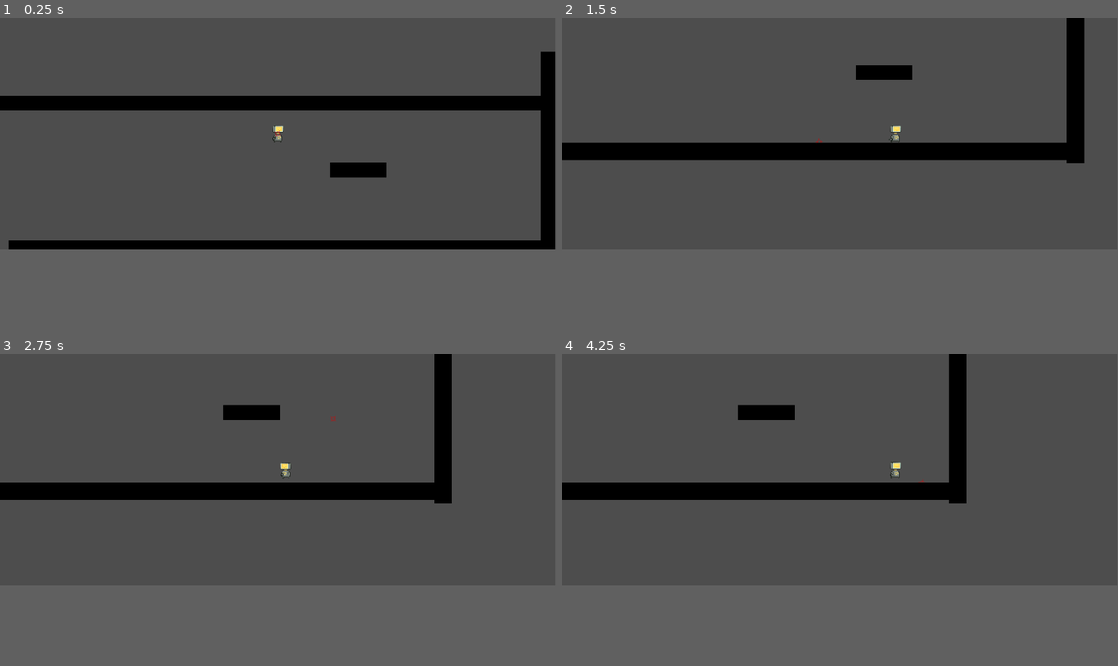
Above: before the commit, frames 1-4 (two rows, left to right).
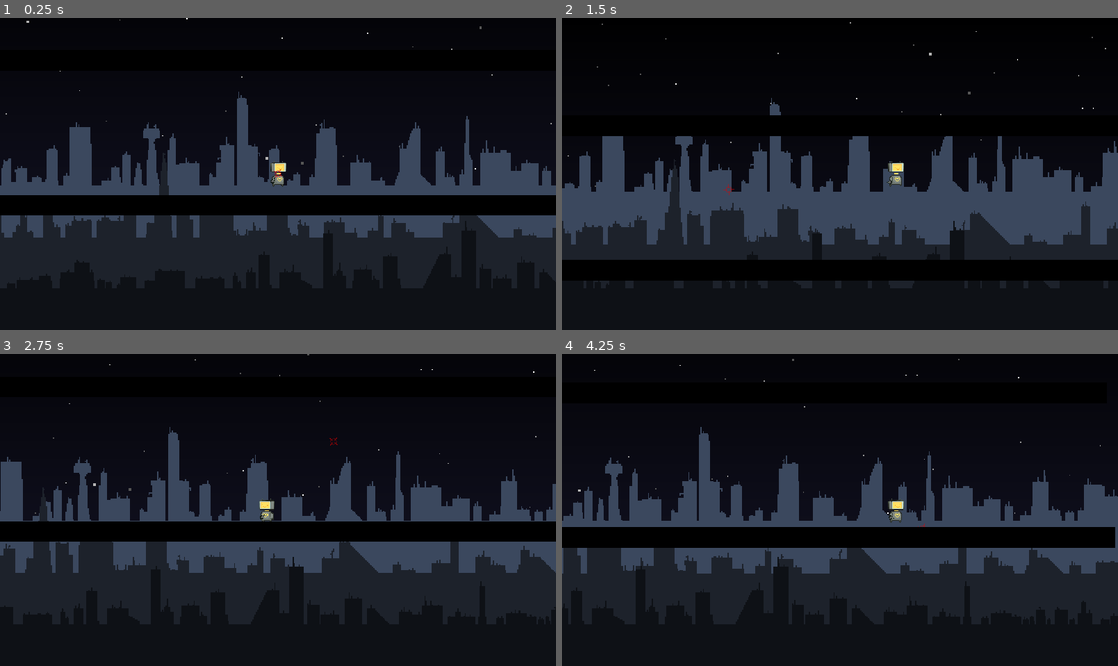
Above: after the commit, the same moments.

Repository: BenjaminWootten/speedjam-4
Game: Godot game, scene res://test_level.tscn
Same seed, same stepped clock (60 frames per second), same inputs: the game is played once before the commit and once after it.
Inputs (mouse positions are in pixels of both pictures, inside the frame that each line leads up to):
- Up to frame 1 (0.25 s): no input
- Up to frame 2 (1.5 s): move the mouse to (962, 120) at 0.52 s; hold D (right) from 0.53 s (still down); click (962, 120) at 0.6 s; tap W (up) at 0.77 s; move the mouse to (728, 145) at 1.27 s; click (728, 145) at 1.35 s
- Up to frame 3 (2.75 s): tap W (up) at 1.52 s; move the mouse to (333, 419) at 2.02 s; release D (right) at 2.03 s; hold A (left) from 2.03 s (still down); click (333, 419) at 2.1 s
- Up to frame 4 (4.25 s): move the mouse to (812, 516) at 2.77 s; release A (left) at 2.78 s; hold D (right) from 2.78 s (still down); click (812, 516) at 2.85 s; tap W (up) at 3.02, 3.77 s; move the mouse to (1006, 503) at 3.52 s; click (1006, 503) at 3.6 s
In our replay, the window is 799x333 before the commit and 800x449 after it. These sizes can differ from the game's own. Grey fills any space a smaller window leaves; there, only what the larger window draws over its background counts as a difference.

The runs differ from the first frame. In frame 1, 55% of the frame differs, in the area x 0-100%, y 0-75%; in frame 2, 50%; in frame 3, 59%; in frame 4, 57%.

Commit message:
parallax pro

Diff:
--- a/project.godot
+++ b/project.godot
@@ -17,9 +17,10 @@
 
 [display]
 
-window/size/viewport_width=1920
-window/size/viewport_height=800
+window/size/viewport_width=1366
+window/size/viewport_height=768
 window/size/resizable=false
+window/stretch/mode="canvas_items"
 
 [input]
 
--- a/test_level.tscn
+++ b/test_level.tscn
@@ -1,8 +1,14 @@
-[gd_scene load_steps=5 format=3 uid="uid://dthmyky8xonc0"]
+[gd_scene load_steps=11 format=3 uid="uid://dthmyky8xonc0"]
 
 [ext_resource type="PackedScene" uid="uid://dpiubspm00q5b" path="res://robot.tscn" id="1_enb35"]
+[ext_resource type="Texture2D" uid="uid://8v1m6ycd3r4u" path="res://assets/level/background/SCS_Skyline_Nighttime_Layer01.png" id="2_4cybm"]
 [ext_resource type="Texture2D" uid="uid://d1muqgc0vrr62" path="res://assets/level/black_box.png" id="2_58my3"]
+[ext_resource type="Script" path="res://BGy.gd" id="2_axkk0"]
+[ext_resource type="Texture2D" uid="uid://c570gfq5ygvyy" path="res://assets/level/background/skyground.png" id="3_8y8m1"]
 [ext_resource type="PackedScene" uid="uid://c8fbbud4fruog" path="res://rising_water.tscn" id="3_bkoy2"]
+[ext_resource type="Script" path="res://BG.gd" id="4_oc8ci"]
+[ext_resource type="Texture2D" uid="uid://b7b3ifk8b1mxe" path="res://assets/level/background/SCS_Skyline_Daytime_Layer03.png" id="5_vxnxd"]
+[ext_resource type="Texture2D" uid="uid://cqwa3c6jdhjsx" path="res://assets/level/background/SCS_Skyline_Nighttime_Layer02.png" id="6_fdu22"]
 
 [sub_resource type="RectangleShape2D" id="RectangleShape2D_od1j2"]
 size = Vector2(426, 27)
@@ -10,40 +16,11 @@
 [node name="test_level" type="Node2D"]
 
 [node name="robot" parent="." instance=ExtResource("1_enb35")]
-position = Vector2(543, 168)
+position = Vector2(960, 540)
 
 [node name="Camera2D" type="Camera2D" parent="robot"]
 position_smoothing_speed = 2.0
 drag_horizontal_enabled = true
-
-[node name="StaticBody2D" type="StaticBody2D" parent="."]
-position = Vector2(557, 597)
-scale = Vector2(4.44, 2)
-collision_layer = 3
-
-[node name="CollisionShape2D" type="CollisionShape2D" parent="StaticBody2D"]
-shape = SubResource("RectangleShape2D_od1j2")
-
-[node name="Sprite2D" type="Sprite2D" parent="StaticBody2D"]
-texture_filter = 1
-position = Vector2(0.250023, 0)
-scale = Vector2(17.7344, 1)
-texture = ExtResource("2_58my3")
-
-[node name="StaticBody2D4" type="StaticBody2D" parent="."]
-position = Vector2(1481, 278)
-rotation = 1.5708
-scale = Vector2(1.69953, -2.02094)
-collision_layer = 3
-
-[node name="CollisionShape2D" type="CollisionShape2D" parent="StaticBody2D4"]
-shape = SubResource("RectangleShape2D_od1j2")
-
-[node name="Sprite2D" type="Sprite2D" parent="StaticBody2D4"]
-texture_filter = 1
-position = Vector2(0.250023, 0)
-scale = Vector2(17.7344, 1)
-texture = ExtResource("2_58my3")
 
 [node name="StaticBody2D2" type="StaticBody2D" parent="."]
 position = Vector2(258, 97)
@@ -51,27 +28,72 @@
 collision_layer = 3
 
 [node name="CollisionShape2D" type="CollisionShape2D" parent="StaticBody2D2"]
+position = Vector2(117.692, -327.252)
 shape = SubResource("RectangleShape2D_od1j2")
 
 [node name="Sprite2D" type="Sprite2D" parent="StaticBody2D2"]
 texture_filter = 1
-position = Vector2(0.250023, 0)
-scale = Vector2(17.7344, 1)
-texture = ExtResource("2_58my3")
-
-[node name="StaticBody2D3" type="StaticBody2D" parent="."]
-position = Vector2(821, 328)
-scale = Vector2(0.460346, -1.69316)
-collision_layer = 3
-
-[node name="CollisionShape2D" type="CollisionShape2D" parent="StaticBody2D3"]
-shape = SubResource("RectangleShape2D_od1j2")
-
-[node name="Sprite2D" type="Sprite2D" parent="StaticBody2D3"]
-texture_filter = 1
-position = Vector2(0.250023, 0)
+position = Vector2(117.942, -327.252)
 scale = Vector2(17.7344, 1)
 texture = ExtResource("2_58my3")
 
 [node name="Area2D" parent="." instance=ExtResource("3_bkoy2")]
 visible = false
+
+[node name="StaticBody2D3" type="StaticBody2D" parent="."]
+position = Vector2(258, 97)
+scale = Vector2(6.01898, -1.69316)
+collision_layer = 3
+
+[node name="CollisionShape2D" type="CollisionShape2D" parent="StaticBody2D3"]
+position = Vector2(114.369, -116.995)
+shape = SubResource("RectangleShape2D_od1j2")
+
+[node name="Sprite2D" type="Sprite2D" parent="StaticBody2D3"]
+texture_filter = 1
+position = Vector2(114.619, -116.995)
+scale = Vector2(17.7344, 1)
+texture = ExtResource("2_58my3")
+
+[node name="ParallaxBackground" type="ParallaxBackground" parent="."]
+script = ExtResource("2_axkk0")
+
+[node name="ParallaxLayer4" type="ParallaxLayer" parent="ParallaxBackground"]
+motion_mirroring = Vector2(1920, 2880)
+
+[node name="Sprite2D" type="Sprite2D" parent="ParallaxBackground/ParallaxLayer4"]
+texture = ExtResource("3_8y8m1")
+centered = false
+
+[node name="BG" type="ParallaxBackground" parent="."]
+script = ExtResource("4_oc8ci")
+
+[node name="ParallaxLayer" type="ParallaxLayer" parent="BG"]
+position = Vector2(0, 200)
+motion_scale = Vector2(0.4, 0.1)
+motion_mirroring = Vector2(1920, 0)
+
+[node name="Sprite2D3" type="Sprite2D" parent="BG/ParallaxLayer"]
+scale = Vector2(3, 3)
+texture = ExtResource("5_vxnxd")
+centered = false
+
+[node name="ParallaxLayer2" type="ParallaxLayer" parent="BG"]
+position = Vector2(0, 350)
+motion_scale = Vector2(0.7, 0.1)
+motion_mirroring = Vector2(1920, 0)
+
+[node name="Sprite2D2" type="Sprite2D" parent="BG/ParallaxLayer2"]
+scale = Vector2(3, 3)
+texture = ExtResource("6_fdu22")
+centered = false
+
+[node name="ParallaxLayer3" type="ParallaxLayer" parent="BG"]
+position = Vector2(0, 500)
+motion_scale = Vector2(1, 0)
+motion_mirroring = Vector2(1920, 0)
+
+[node name="Sprite2D" type="Sprite2D" parent="BG/ParallaxLayer3"]
+scale = Vector2(3, 3)
+texture = ExtResource("2_4cybm")
+centered = false
Binary file added: assets/level/background/SCS_Background_Nighttime_01.png
Not shown, added: assets/level/background/SCS_Background_Nighttime_01.png.import
Binary file added: assets/level/background/SCS_Skyline_Daytime_Layer03.png
Not shown, added: assets/level/background/SCS_Skyline_Daytime_Layer03.png.import
Binary file added: assets/level/background/SCS_Skyline_Nighttime_Layer01.png
Not shown, added: assets/level/background/SCS_Skyline_Nighttime_Layer01.png.import
Binary file added: assets/level/background/SCS_Skyline_Nighttime_Layer02.png
Not shown, added: assets/level/background/SCS_Skyline_Nighttime_Layer02.png.import
Binary file added: assets/level/background/skyground.png
Not shown, added: assets/level/background/skyground.png.import
